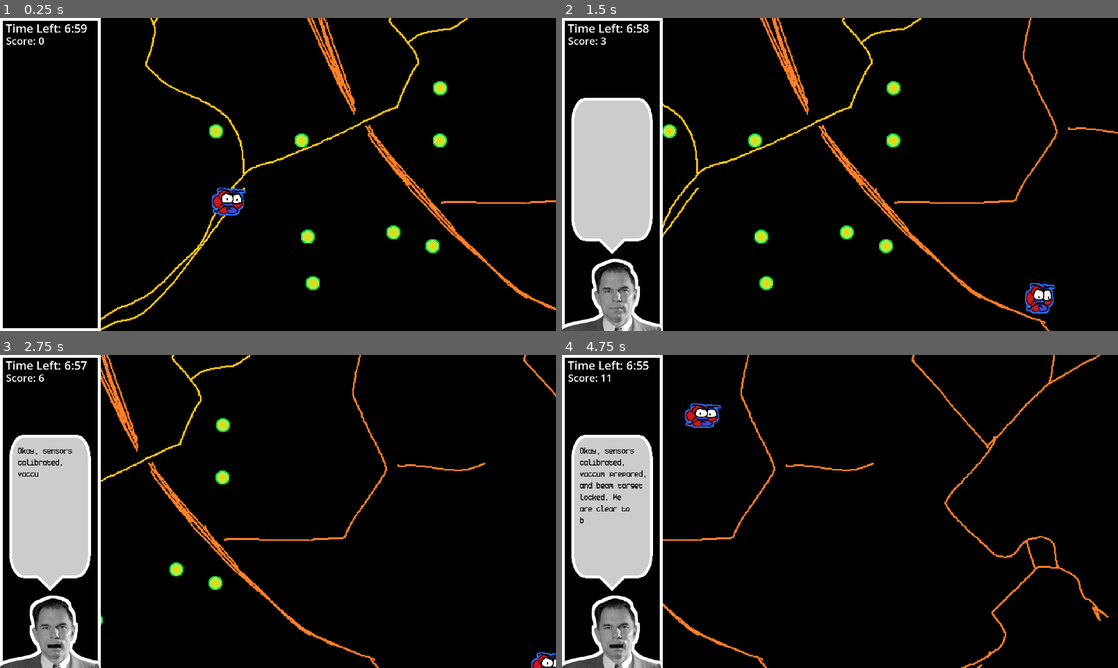
Above: before the commit, frames 1-4 (two rows, left to right).
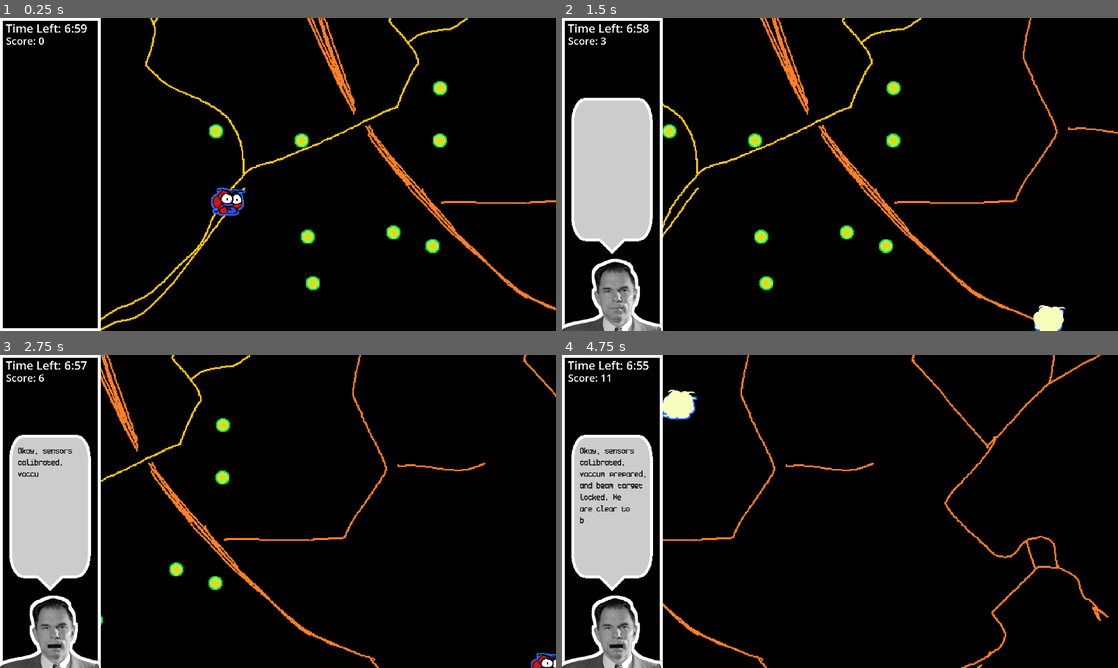
Above: after the commit, the same moments.

Repository: Quill-x/Atom
Game: Godot game, scene res://scenes/Level.tscn
Two runs of this game, one before a commit and one after it. Both use one fixed random seed, a clock stepped at 60 frames per second and the inputs below. This scene is started directly instead of the project's main scene.
Inputs:
- Up to frame 1 (0.25 s): no input
- Up to frame 2 (1.5 s): hold D (Right) 0.53-1.28 s; tap Space (Dash) at 0.6, 1.35 s; hold S (Down) from 1.28 s (still down)
- Up to frame 3 (2.75 s): release S (Down) at 2.03 s; hold D (Right) from 2.03 s (still down); hold Shift (Slow) from 2.03 s (still down); tap Space (Dash) at 2.3 s
- Up to frame 4 (4.75 s): release D (Right) at 2.78 s; release Shift (Slow) at 2.78 s; hold Up (Up) 2.78-3.53 s; tap Space (Dash) at 2.85, 3.6, 4.55 s; hold A (Left) from 3.53 s (still down); tap Shift (Slow) at 4.35 s

The runs differ from the first frame. In frame 1, 0.1% of the frame differs, in the area x 38-45%, y 54-64%; in frame 2, 0.7%; in frame 3, less than 0.1%; in frame 4, 0.8%, in the area x 18-29%, y 11-24%.

Commit message:
Added Dash Particle

Diff:
--- /dev/null
+++ b/scenes/dash_particle.gd
@@ -0,0 +1,10 @@
+extends AnimatedSprite2D
+
+var oldPosition = Vector2(0,0)
+
+# Called when the node enters the scene tree for the first time.
+# Called every frame. 'delta' is the elapsed time since the previous frame.
+func _process(delta: float) -> void:
+	self_modulate.a -= .1
+	if self_modulate.a <= 0:
+		queue_free
--- /dev/null
+++ b/scenes/dash_particle.tscn
@@ -0,0 +1,24 @@
+[gd_scene load_steps=5 format=3 uid="uid://citbydojbfaly"]
+
+[ext_resource type="Texture2D" uid="uid://p3yhb6sl3iyc" path="res://images/player.png" id="1_v7t1f"]
+[ext_resource type="Script" path="res://scenes/dash_particle.gd" id="2_dp6pp"]
+
+[sub_resource type="AtlasTexture" id="AtlasTexture_h6wex"]
+atlas = ExtResource("1_v7t1f")
+region = Rect2(150, 0, 75, 82)
+
+[sub_resource type="SpriteFrames" id="SpriteFrames_7fo7l"]
+animations = [{
+"frames": [{
+"duration": 1.0,
+"texture": SubResource("AtlasTexture_h6wex")
+}],
+"loop": true,
+"name": &"default",
+"speed": 5.0
+}]
+
+[node name="DashParticle" type="AnimatedSprite2D"]
+scale = Vector2(2, 2)
+sprite_frames = SubResource("SpriteFrames_7fo7l")
+script = ExtResource("2_dp6pp")
--- a/scenes/player.gd
+++ b/scenes/player.gd
@@ -6,7 +6,7 @@
 const FRICTION = 150
 const HIT_VELOCITY = 3000
 const HIT_SLOWDOWN_RATE = 0.9
-const DASH_SPEED = 2200
+const DASH_SPEED = 4200
 const MAX_DASH_TIME = 12
 const DASH_COOLDOWN_TIME = 20
 
@@ -19,6 +19,9 @@
 var dash_timer = 0
 var dash_direction = 0
 var dash_cooldown = 0
+
+var particleScene = preload("res://scenes/dash_particle.tscn")
+var particleInstance = particleScene.instantiate()
 
 func get_hit(pos):
 	if !state == "Dash":
@@ -50,8 +53,8 @@
 func _physics_process(delta: float) -> void:
 	$Eyes.position.x = clamp(velocity.x/(maxspeed/4),-4,4)
 	$Eyes.position.y = clamp(velocity.y/(maxspeed/6),-6,6)
-	Global.player_x = position.x
-	Global.player_y = position.y
+	Global.player_x = $AnimatedSprite2D.position.x
+	Global.player_y = $AnimatedSprite2D.position.y
 
 	if state == "Normal":
 		dash_cooldown -= 1
@@ -117,13 +120,21 @@
 			velocity.y -= ACCELERATION/2
 		if Input.is_action_pressed("Down"):
 			velocity.y += ACCELERATION/2
-		velocity *= .98
+		velocity *= .82
+		$Eyes.visible = false
 		dash_timer -= 1
-
+		$AnimatedSprite2D.animation = "dash"
 		if velocity.length() > DASH_SPEED:
 			velocity = velocity.normalized() * DASH_SPEED
+
+		particleInstance = particleScene.instantiate()
+		add_child(particleInstance)
+
+
 	rotation += rotational_velocity
+
 	if state != "Dash":
+		$Eyes.visible = true
 		$AnimatedSprite2D.scale.y = 2 - abs(velocity.x / (MAXSPEED * 4)) + abs(velocity.y / (MAXSPEED * 5))
 		$AnimatedSprite2D.scale.x = 2 - abs(velocity.y / (MAXSPEED * 4)) + abs(velocity.x / (MAXSPEED * 8))
 	if dash_timer == 0 and state == "Dash":
--- a/scenes/player.tscn
+++ b/scenes/player.tscn
@@ -15,6 +15,10 @@
 shader_parameter/line_color = Color(0.170501, 0.434892, 1, 1)
 shader_parameter/line_thickness = 2.0
 
+[sub_resource type="AtlasTexture" id="AtlasTexture_ikesi"]
+atlas = ExtResource("2_bpjtl")
+region = Rect2(150, 0, 75, 82)
+
 [sub_resource type="AtlasTexture" id="AtlasTexture_u6r3o"]
 atlas = ExtResource("2_bpjtl")
 region = Rect2(150, 0, 75, 82)
@@ -23,16 +27,24 @@
 atlas = ExtResource("2_bpjtl")
 region = Rect2(225, 0, 75, 82)
 
-[sub_resource type="AtlasTexture" id="AtlasTexture_3husf"]
+[sub_resource type="AtlasTexture" id="AtlasTexture_4p4tb"]
 atlas = ExtResource("2_bpjtl")
-region = Rect2(0, 0, 75, 68)
+region = Rect2(0, 0, 75, 82)
 
-[sub_resource type="AtlasTexture" id="AtlasTexture_q2mke"]
+[sub_resource type="AtlasTexture" id="AtlasTexture_0j77n"]
 atlas = ExtResource("2_bpjtl")
-region = Rect2(75, 0, 75, 68)
+region = Rect2(75, 0, 75, 82)
 
 [sub_resource type="SpriteFrames" id="SpriteFrames_wljmg"]
 animations = [{
+"frames": [{
+"duration": 1.0,
+"texture": SubResource("AtlasTexture_ikesi")
+}],
+"loop": true,
+"name": &"dash",
+"speed": 5.0
+}, {
 "frames": [{
 "duration": 0.1,
 "texture": SubResource("AtlasTexture_u6r3o")
@@ -46,10 +58,10 @@
 }, {
 "frames": [{
 "duration": 1.0,
-"texture": SubResource("AtlasTexture_3husf")
+"texture": SubResource("AtlasTexture_4p4tb")
 }, {
 "duration": 1.0,
-"texture": SubResource("AtlasTexture_q2mke")
+"texture": SubResource("AtlasTexture_0j77n")
 }],
 "loop": true,
 "name": &"idle",
@@ -69,6 +81,7 @@
 
 [node name="AnimatedSprite2D" type="AnimatedSprite2D" parent="."]
 material = SubResource("ShaderMaterial_isb06")
+position = Vector2(-1, 15)
 scale = Vector2(2, 2)
 sprite_frames = SubResource("SpriteFrames_wljmg")
 animation = &"idle"
@@ -101,5 +114,6 @@
 script = ExtResource("4_35h1i")
 
 [node name="Eyes" type="Sprite2D" parent="."]
+position = Vector2(-1, -1)
 scale = Vector2(2, 2)
 texture = ExtResource("6_caob6")
Not shown: 1 places in scenes/player.tscn that only renumber resources
Not shown, added: scenes/Lev71CE.tmp
